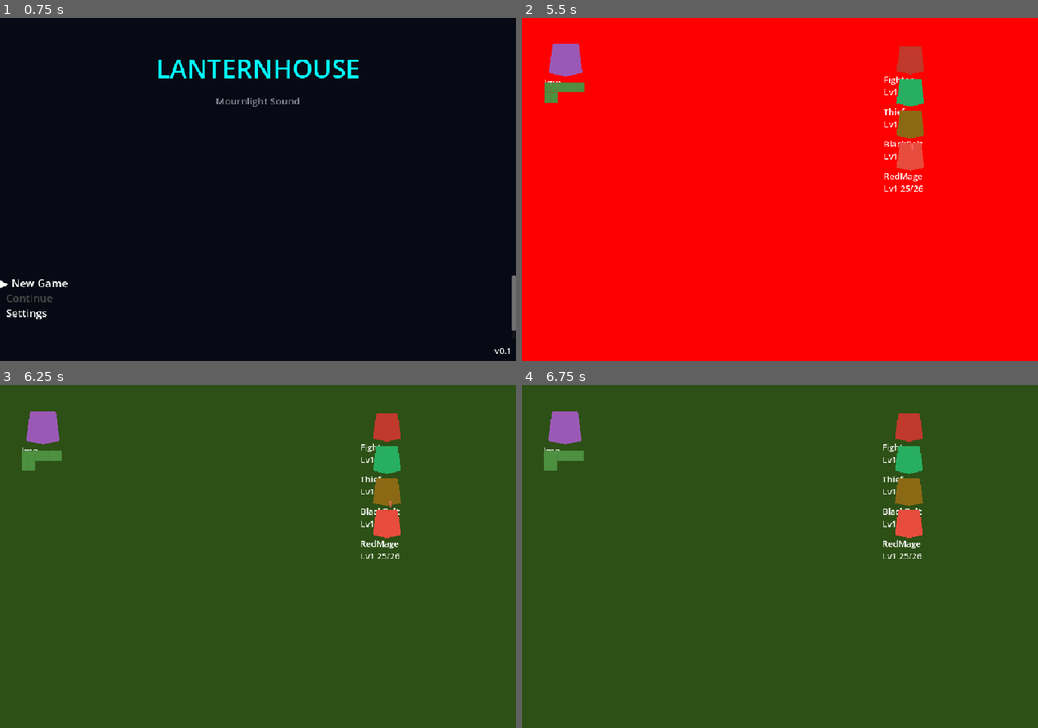
Above: before the commit, frames 1-4 (two rows, left to right).
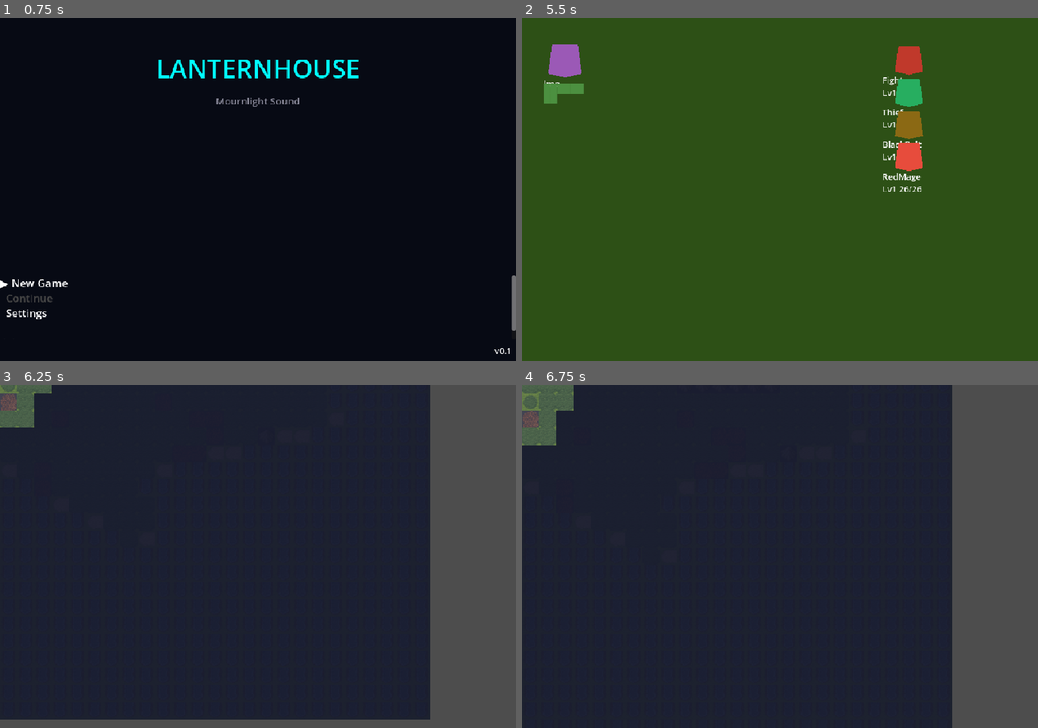
Above: after the commit, the same moments.

Repository: wink-/lanternhouse
Game: Godot game, scene res://scenes/title/title.tscn
Same seed, same stepped clock (60 frames per second), same inputs: the game is played once before the commit and once after it.
Inputs:
- Up to frame 1 (0.75 s): tap Enter at 0.5 s; hold D (move_right) from 0.53 s (still down); tap E (interact) at 0.6 s
- Up to frame 2 (5.5 s): tap Space at 0.77, 1.25, 1.52, 2.75, 3.02, 3.77, 4.25, 4.52 s; release D (move_right) at 1.28 s; hold S (move_down) 1.28-2.03 s; tap 1 at 1.35 s; tap Enter at 2, 2.1, 3.5 s; hold D (move_right) 2.03-2.78 s; hold W (move_up) 2.78-3.53 s; tap 2 at 2.85 s; hold A (move_left) 3.53-5.03 s; tap 3 at 3.6 s; tap Escape at 4.15 s; tap 4 at 4.35 s; hold S (move_down) from 5.03 s (still down); tap 5 at 5.1 s
- Up to frame 3 (6.25 s): release S (move_down) at 5.78 s; hold D (move_right) from 5.78 s (still down); tap Tab at 5.85 s; tap Space at 6.02 s
- Up to frame 4 (6.75 s): release D (move_right) at 6.53 s; hold W (move_up) from 6.53 s (still down); tap M at 6.6 s

Frame 1 is identical in both runs. In frame 2, 98% of the frame differs, in the area x 0-100%, y 0-100%; in frame 3, 100%; in frame 4, 100%.

Commit message:
Tighten Slice 1 battle and overworld safety

Diff:
--- a/scripts/battle.gd
+++ b/scripts/battle.gd
@@ -701,6 +701,8 @@
 	turn_order = entries
 
 func _resolve_next() -> void:
+	if round_phase != "resolution":
+		return
 	if turn_idx >= turn_order.size():
 		_end_round()
 		return
@@ -710,6 +712,8 @@
 		_execute_player(entry["index"])
 	elif entry["type"] == "enemy":
 		_execute_enemy(entry["index"])
+	if round_phase != "resolution":
+		return
 	await get_tree().create_timer(0.05).timeout
 	_resolve_next()
 
@@ -857,6 +861,8 @@
 	_check_end()
 
 func _execute_enemy(ei: int) -> void:
+	if ei < 0 or ei >= enemies.size() or not enemies[ei].get("alive", false):
+		return
 	var e: Dictionary = enemies[ei]
 	var cmd: String = e["command"]
 	if cmd.begins_with("special:"):
--- a/scripts/overworld.gd
+++ b/scripts/overworld.gd
@@ -236,6 +236,7 @@
 # ── Init ───────────────────────────────────────────────────────────────────
 func _ready() -> void:
 	rng.seed = hash("lanternhouse_overworld")
+	_warn_bad_map_rows()
 	_build_tileset()
 	_draw_map()
 	_init_overlays()
@@ -311,7 +312,7 @@
 	var tile_count: int = 0
 	for y in range(MAP_H):
 		for x in range(MAP_W):
-			var tile_char: String = MAP[y].substr(x, 1)
+			var tile_char: String = _tile(Vector2i(x, y))
 			var atlas_coord: Vector2i = TILE_ATLAS.get(tile_char, T_GRASS)
 			tilemap.set_cell(Vector2i(x, y), 0, atlas_coord)
 			tile_count += 1
@@ -322,7 +323,7 @@
 	print("Using colored-block fallback")
 	for y in range(MAP_H):
 		for x in range(MAP_W):
-			var tile_char: String = MAP[y].substr(x, 1)
+			var tile_char: String = _tile(Vector2i(x, y))
 			var color := Color.GRAY
 			match tile_char:
 				"~": color = Color("1a3a5c")
@@ -478,9 +479,23 @@
 	return false
 
 func _tile(grid: Vector2i) -> String:
-	if grid.x < 0 or grid.x >= MAP_W or grid.y < 0 or grid.y >= MAP_H:
+	if grid.x < 0 or grid.x >= MAP_W or grid.y < 0 or grid.y >= MAP_H or grid.y >= MAP.size():
 		return "~"
-	return MAP[grid.y].substr(grid.x, 1)
+	var row: String = MAP[grid.y]
+	if grid.x >= row.length():
+		return "~"
+	return row.substr(grid.x, 1)
+
+func _warn_bad_map_rows() -> void:
+	var bad_rows: Array[String] = []
+	for y in range(MAP.size()):
+		var row: String = MAP[y]
+		if row.length() != MAP_W:
+			bad_rows.append("%d:%d" % [y, row.length()])
+	if MAP.size() != MAP_H:
+		bad_rows.append("height:%d" % MAP.size())
+	if not bad_rows.is_empty():
+		push_warning("Overworld MAP shape differs from %dx%d; out-of-row cells render as water. Rows: %s" % [MAP_W, MAP_H, ", ".join(bad_rows)])
 
 func _step_effects() -> void:
 	step_count += 1
@@ -509,8 +524,6 @@
 		return
 	# Visible encounter markers — guaranteed combat
 	if tile == "!" and not GameData.cleared_encounters.get(str(pos), false):
-		GameData.cleared_encounters[str(pos)] = true
-		tilemap.set_cell(pos, 0, TILE_ATLAS[","])  # Replace with grass
 		_start_battle("forest")
 		return
 	# [CODING CONCEPT: Probability / Random Encounters]
@@ -528,8 +541,8 @@
 		if sprinting:
 			rate = max(3, rate - 2)
 		if rng.randi_range(1, rate) == 1:
+			steps_since_encounter = 0
 			_start_battle(zone)
-	steps_since_encounter = 0
 
 	GameData.overworld_position = pos
 	GameData.overworld_facing = facing
@@ -697,7 +710,7 @@
 	var count := 0
 	for y in range(MAP_H):
 		for x in range(MAP_W):
-			if MAP[y].substr(x, 1) != "~":
+			if _tile(Vector2i(x, y)) != "~":
 				count += 1
 	return count
 
@@ -985,7 +998,7 @@
 	for y in range(MAP_H):
 		for x in range(MAP_W):
 			var key := str(Vector2i(x, y))
-			if GameData.cleared_encounters.has(key) and MAP[y].substr(x, 1) == ",":
+			if GameData.cleared_encounters.has(key) and _tile(Vector2i(x, y)) == ",":
 				if rng.randf() < 0.3:
 					GameData.cleared_encounters.erase(key)
 					tilemap.set_cell(Vector2i(x, y), 0, TILE_ATLAS["!"])
@@ -1011,7 +1024,7 @@
 	var land_tiles := 0
 	for y in range(MAP_H):
 		for x in range(MAP_W):
-			if MAP[y].substr(x, 1) != "~":
+			if _tile(Vector2i(x, y)) != "~":
 				land_tiles += 1
 	var explored := GameData.explored_tiles.size()
 	var pct := int(float(explored) / max(land_tiles, 1) * 100)
Not shown, changed: ROADMAP.md
Not shown, added: docs/LEARNING_LOG.md
